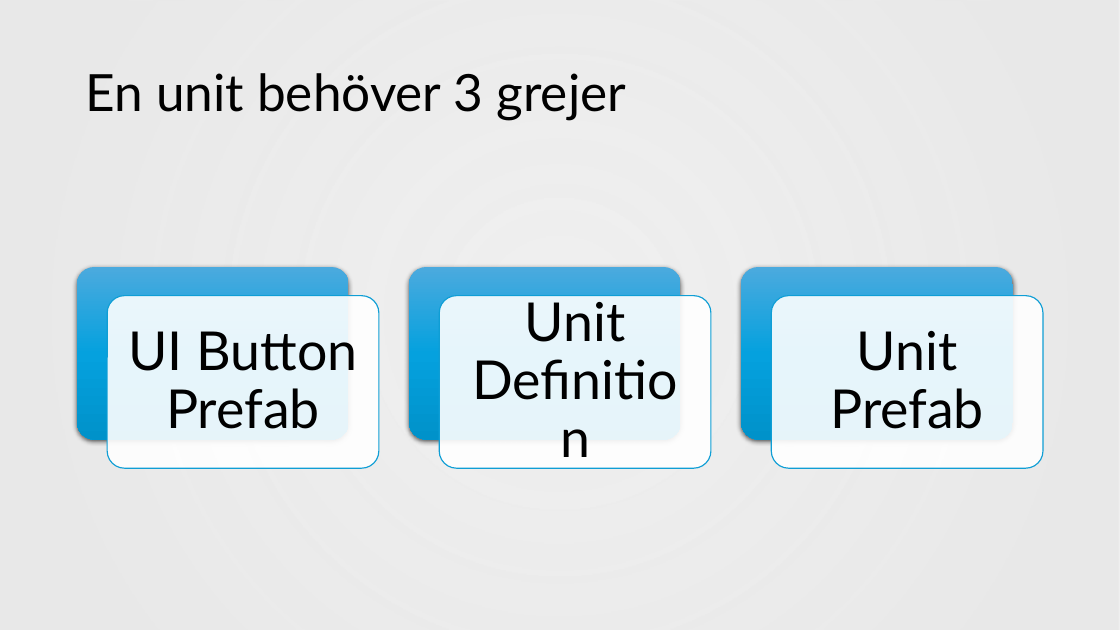
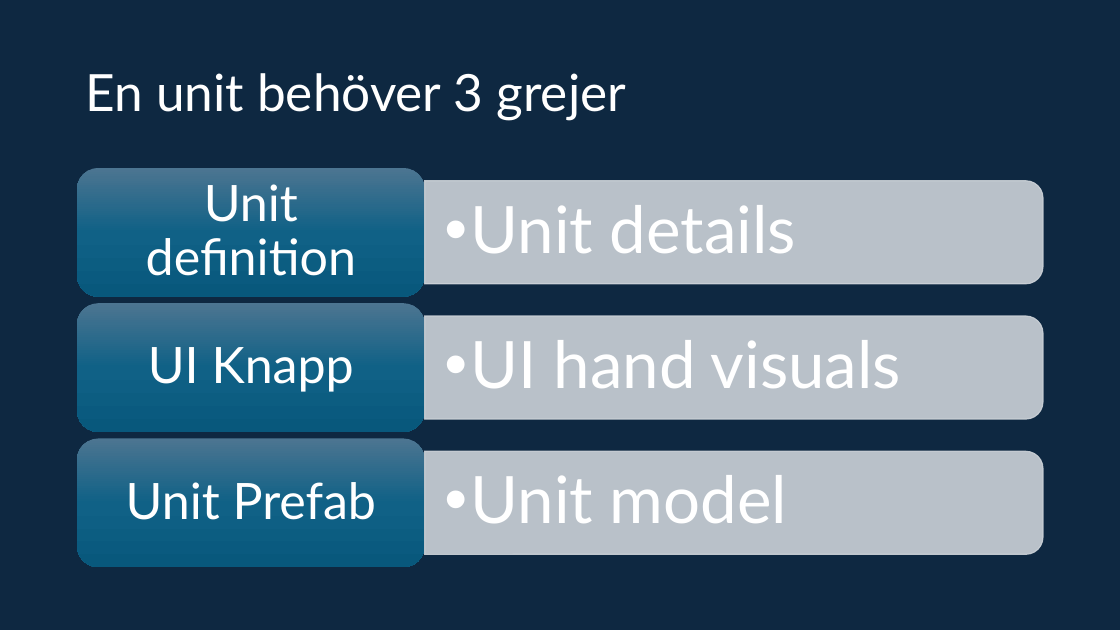
Before and after one commit to Jaltl/RogueLikeChess, a slide deck: slide 2 of Assets/Pontus Unit Builder.pptx. Drawn at 1120x630 pixels with LibreOffice and Linux fonts; fonts in the diff are those of the drawing; background and template pictures are left out. Boxes give left, top, right and bottom in pixels: in the first picture for what was removed or moved away, otherwise in the second. Text is boxed around its words. In the diff, an @@ line names an element or a change of style, - is before the commit and + after.

```diff
--- a/Assets/Pontus Unit Builder.pptx
+++ b/Assets/Pontus Unit Builder.pptx
@@ rectangle removed at [0, 0, 1120, 630] @@
@@ title "En unit behöver 3 grejer" at [85, 73, 627, 120]: text colour #000000 to #FFFFFF @@
@@ text at [146, 184, 356, 276]: text changed; size 46 to 43 pt; text colour #000000 to #FFFFFF @@
-Unit Definition
+Unit definition
@@ group removed at [77, 267, 1043, 468]: 5 rounded rectangles @@
@@ rounded rectangle: place and size @@
-rounded rectangle at [108, 296, 379, 468]
+rounded rectangle at [77, 303, 425, 432]
@@ rounded rectangle at [77, 303, 425, 432]: fill #FFFFFF at 90% opacity to gradient #4C7591 to #106287 to #09597D; outline #0F9ED5 1 pt to none; proportions changed @@
@@ text at [148, 347, 354, 392]: text changed; size 46 to 43 pt; text colour #000000 to #FFFFFF @@
-UI Button Prefab
+UI Knapp
@@ group added at [77, 168, 1043, 567]: 3 round same rects, 3 texts, 2 rounded rectangles @@
+  • Unit details
+  • UI hand visuals
+  • Unit model
@@ text "Unit Prefab": place and size @@
-text "Unit Prefab" at [830, 331, 984, 429]
+text "Unit Prefab" at [126, 482, 376, 520]
@@ text "Unit Prefab" at [126, 482, 376, 520]: size 46 to 43 pt, text colour #000000 to #FFFFFF; less space between paragraphs @@
```
Also in this commit, not shown: 6 other slides changed.
